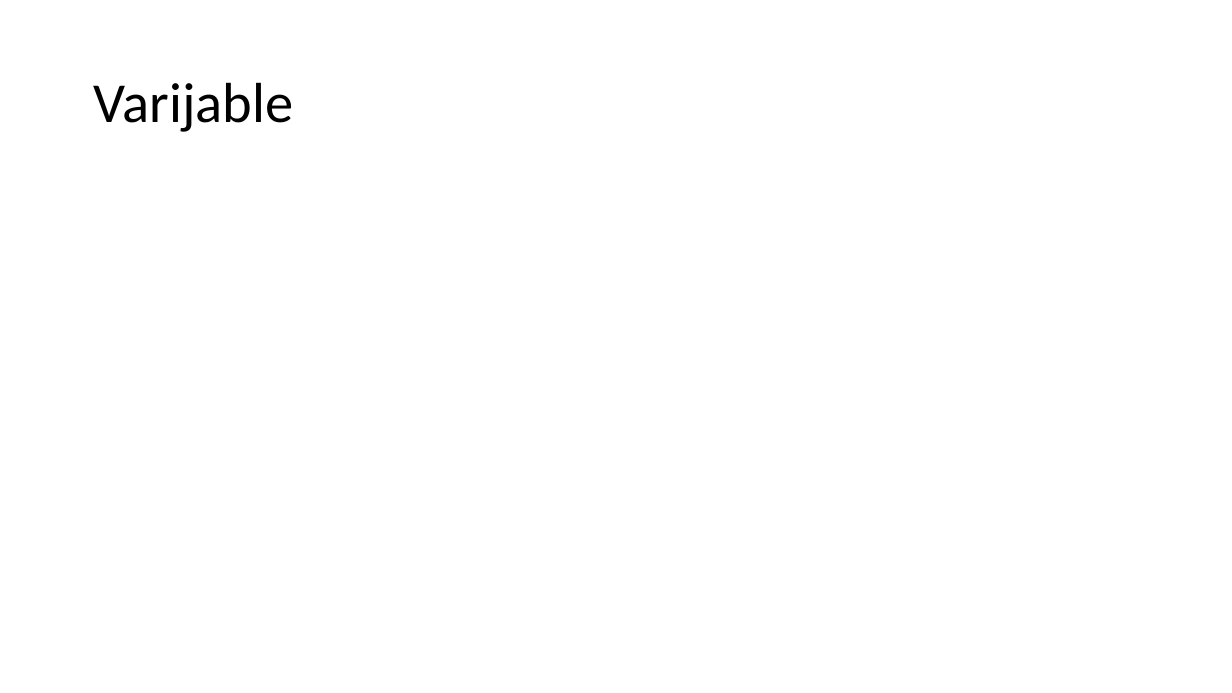
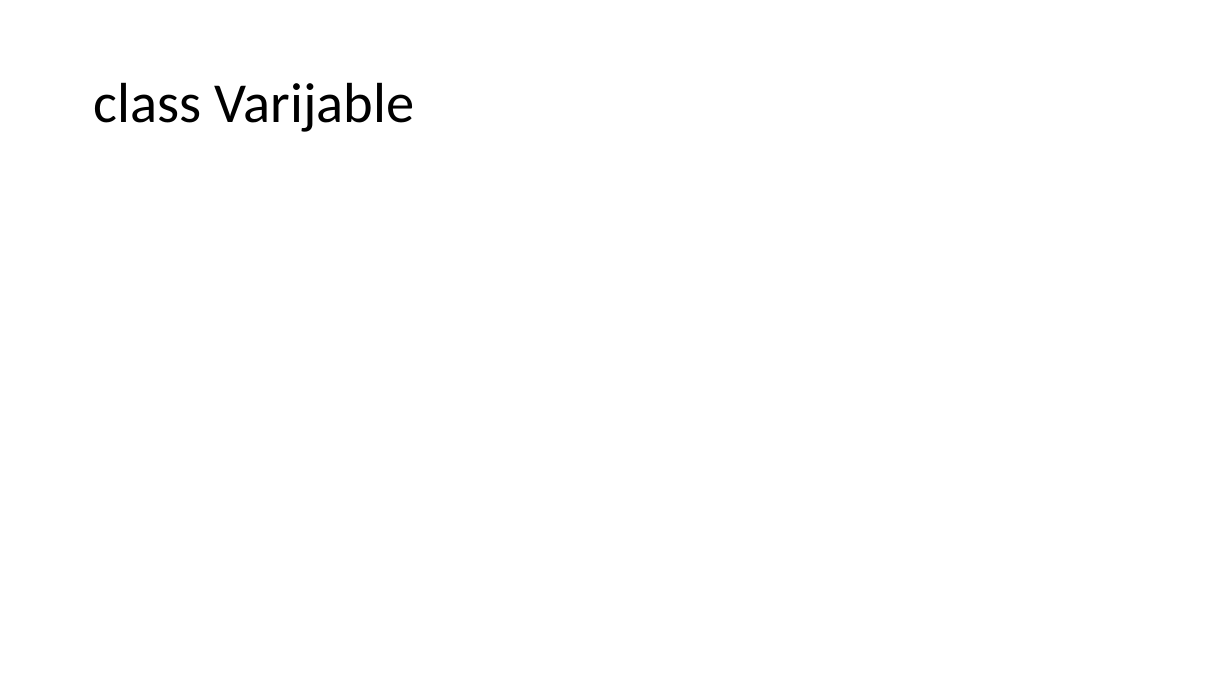
Before and after one commit to mihapetr/Zmija, a slide deck: slide 12 of docs/Zmijica.pptx (slide 10 before the commit). Drawn at 1232x693 pixels with LibreOffice and Linux fonts; fonts in the diff are those of the drawing. Boxes give left, top, right and bottom in pixels: in the first picture for what was removed or moved away, otherwise in the second. Text is boxed around its words. In the diff, an @@ line names an element or a change of style, - is before the commit and + after.

```diff
--- a/docs/Zmijica.pptx
+++ b/docs/Zmijica.pptx
@@ title at box(94, 82, 415, 132): text changed @@
-Varijable
+class Varijable
```
Also in this commit, not shown: 3 other slides changed, 2 slides added, 1 other file.
